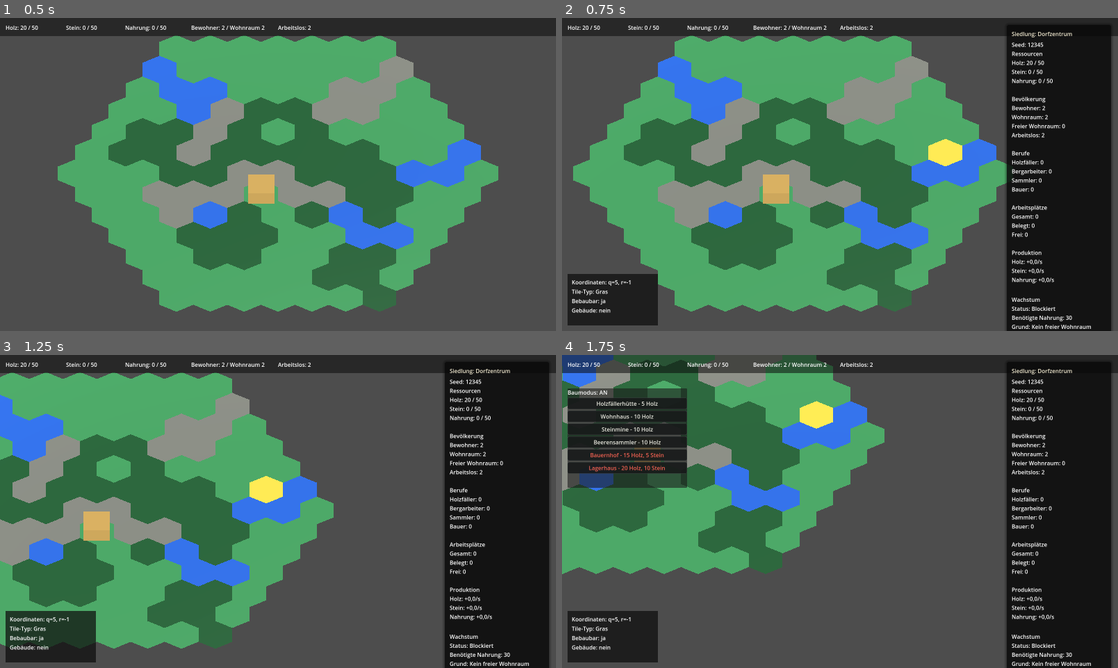
Above: before the commit, frames 1-4 (two rows, left to right).
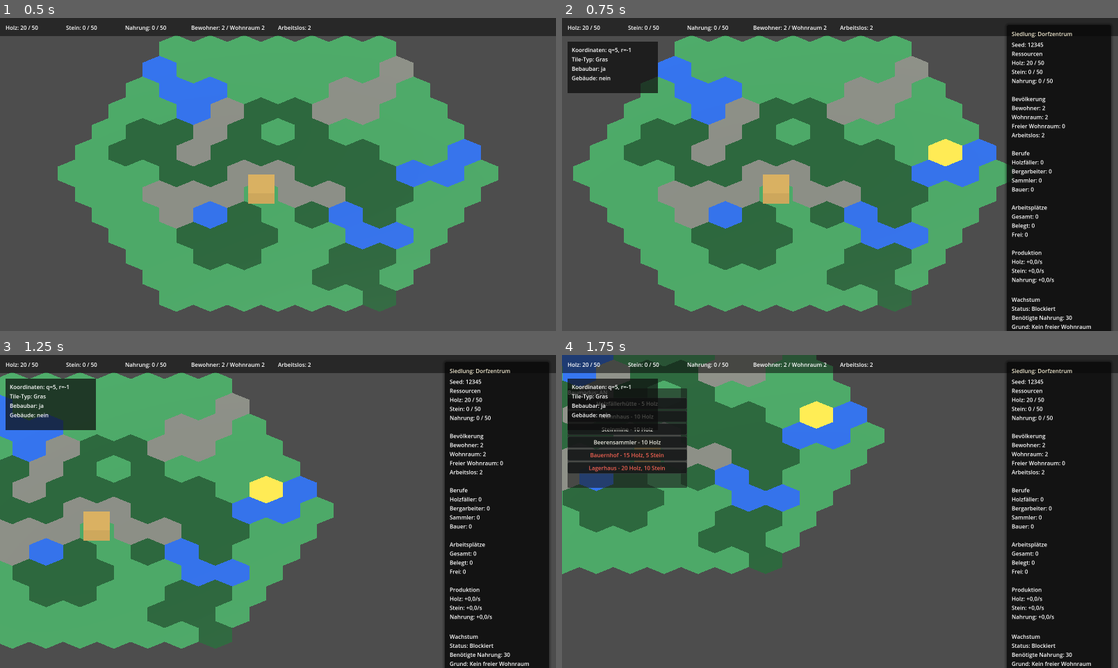
Above: after the commit, the same moments.

Repository: Ranu4922/CodexGame
Game: Godot game, scene res://scenes/Main.tscn
Two runs of this game, one before a commit and one after it. Both use one fixed random seed, a clock stepped at 60 frames per second and the inputs below.
Inputs (mouse positions are in pixels of both pictures, inside the frame that each line leads up to):
- Up to frame 1 (0.5 s): no input
- Up to frame 2 (0.75 s): tap Enter at 0.5 s; move the mouse to (962, 158) at 0.52 s; hold D from 0.53 s (still down); tap I at 0.6 s; click (962, 158) at 0.67 s
- Up to frame 3 (1.25 s): keep holding D
- Up to frame 4 (1.75 s): move the mouse to (728, 527) at 1.27 s; release D at 1.28 s; hold S from 1.28 s (still down); tap B at 1.35 s

Frame 1 is identical in both runs. In frame 2, 5.2% of the frame differs, in the area x 1-18%, y 7-99%; in frame 3, 5.3%; in frame 4, 4.1%.

Commit message:
Adjust HUD message and hex info positions

Diff:
--- a/scripts/game_world.gd
+++ b/scripts/game_world.gd
@@ -57,7 +57,10 @@
 var info_panel_min_width: float = 260.0
 var info_panel_line_spacing: int = 4
 var info_panel_left_margin: float = 16.0
-var info_panel_bottom_margin: float = 16.0
+var info_panel_top_margin: float = 68.0
+var message_label_width: float = 520.0
+var message_label_top_margin: float = 60.0
+var message_label_right_margin: float = 20.0
 var building_detail_padding: float = 14.0
 var building_detail_min_width: float = 320.0
 var building_detail_line_spacing: int = 4
@@ -253,6 +256,18 @@
 	top_hud_panel.add_theme_stylebox_override("panel", panel_style)
 	build_mode_label.visible = false
 	selected_building_label.visible = false
+	message_label.horizontal_alignment = HORIZONTAL_ALIGNMENT_RIGHT
+	message_label.add_theme_color_override("font_color", Color(1.0, 0.92, 0.62, 1.0))
+	_position_message_label()
+
+
+func _position_message_label() -> void:
+	var viewport_size: Vector2 = get_viewport().get_visible_rect().size
+	var message_x: float = viewport_size.x - message_label_width - message_label_right_margin
+	if message_x < 16.0:
+		message_x = 16.0
+	message_label.position = Vector2(message_x, message_label_top_margin)
+	message_label.size = Vector2(message_label_width, 32.0)
 
 
 func _configure_info_panel() -> void:
@@ -420,11 +435,7 @@
 func _resize_info_panel_to_content() -> void:
 	var target_size: Vector2 = _calculate_text_panel_size(info_label, info_label.text, info_panel_min_width, info_panel_padding, info_panel_line_spacing)
 	var label_size: Vector2 = Vector2(target_size.x - info_panel_padding * 2.0, target_size.y - info_panel_padding * 2.0)
-	var viewport_size: Vector2 = get_viewport().get_visible_rect().size
-	var panel_y: float = viewport_size.y - target_size.y - info_panel_bottom_margin
-	if panel_y < 96.0:
-		panel_y = 96.0
-	info_panel.position = Vector2(info_panel_left_margin, panel_y)
+	info_panel.position = Vector2(info_panel_left_margin, info_panel_top_margin)
 	info_panel.custom_minimum_size = target_size
 	info_panel.size = target_size
 	info_label.custom_minimum_size = label_size
@@ -619,6 +630,7 @@
 func _on_message_changed(text: String) -> void:
 	message_version += 1
 	var current_version: int = message_version
+	_position_message_label()
 	message_label.text = text
 	_clear_message_after_delay(current_version)
 
